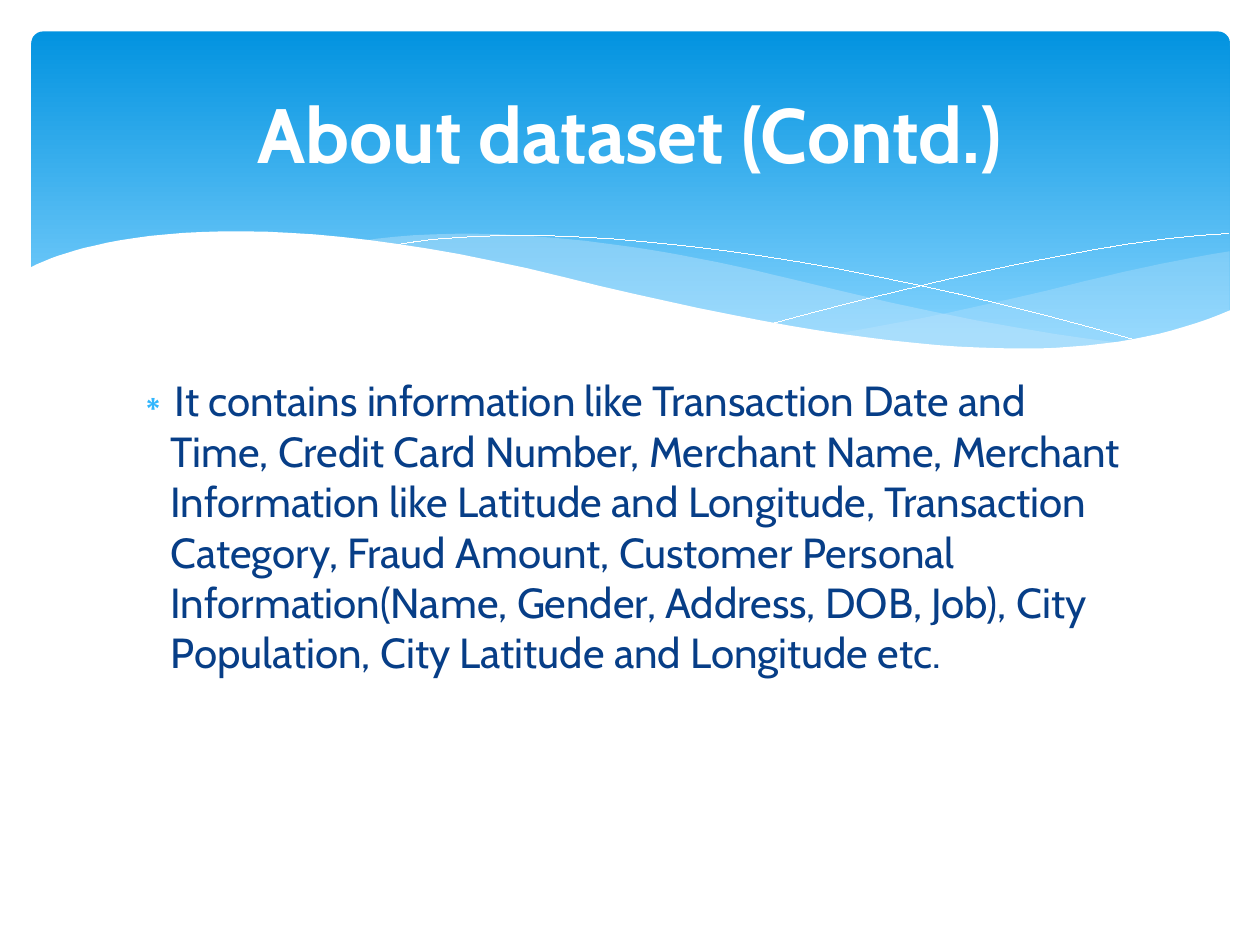
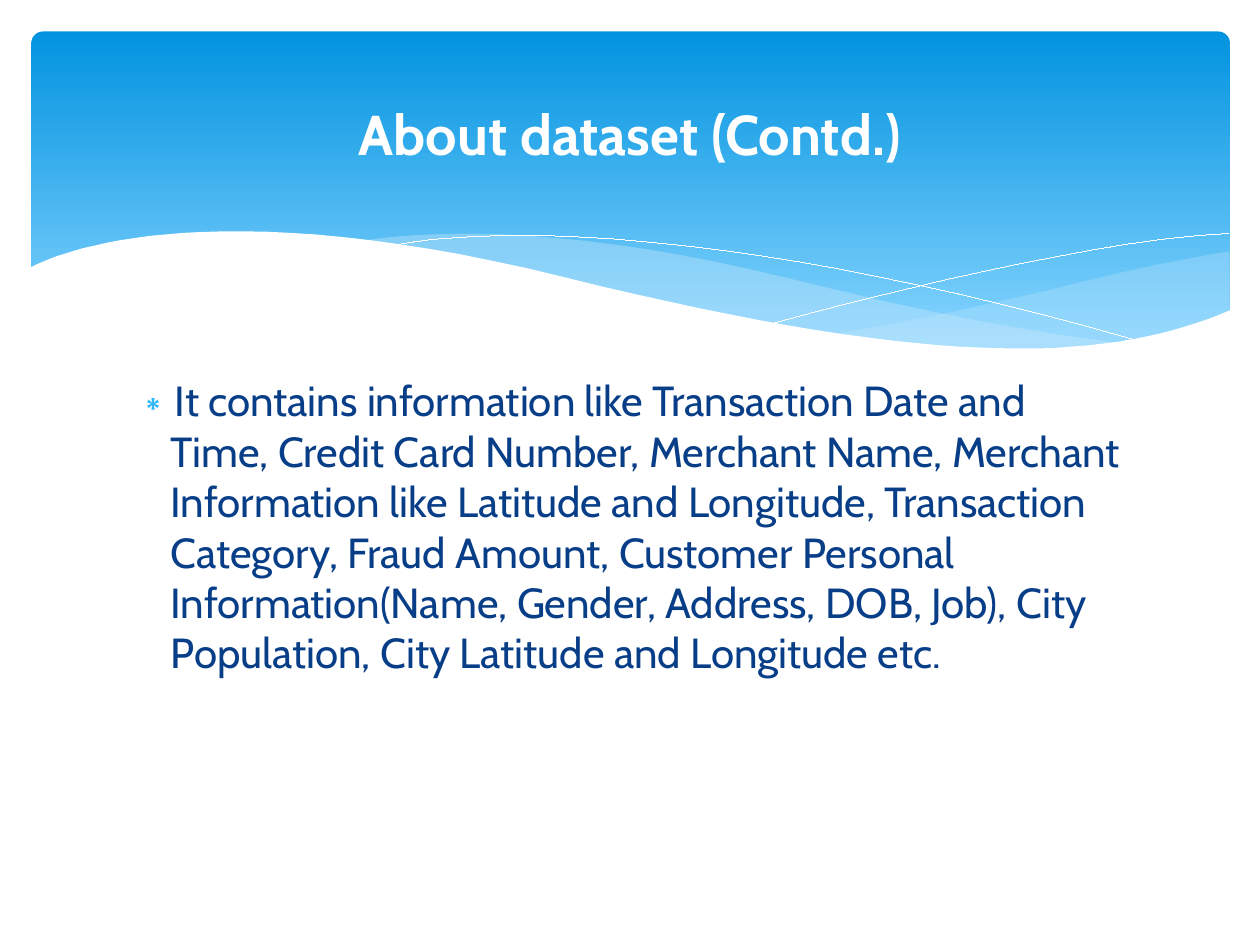
Before and after one commit to sshah1982/Tableau_Dashboards, a slide deck: slide 9 of Credit Card Fraud Analytics Dashboard/presentation/Credit_Card_Fraud_Analytics.pptx. Drawn at 1260x945 pixels with LibreOffice and Linux fonts; fonts in the diff are those of the drawing. Boxes give left, top, right and bottom in pixels: in the first picture for what was removed or moved away, otherwise in the second. Text is boxed around its words. In the diff, an @@ line names an element or a change of style, - is before the commit and + after.

```diff
--- a/Credit Card Fraud Analytics Dashboard/presentation/Credit_Card_Fraud_Analytics.pptx
+++ b/Credit Card Fraud Analytics Dashboard/presentation/Credit_Card_Fraud_Analytics.pptx
@@ title "About dataset (Contd.)" at [359, 113, 901, 163]: size 44 to 32 pt @@
```
Also in this commit, not shown: 6 other slides changed.
